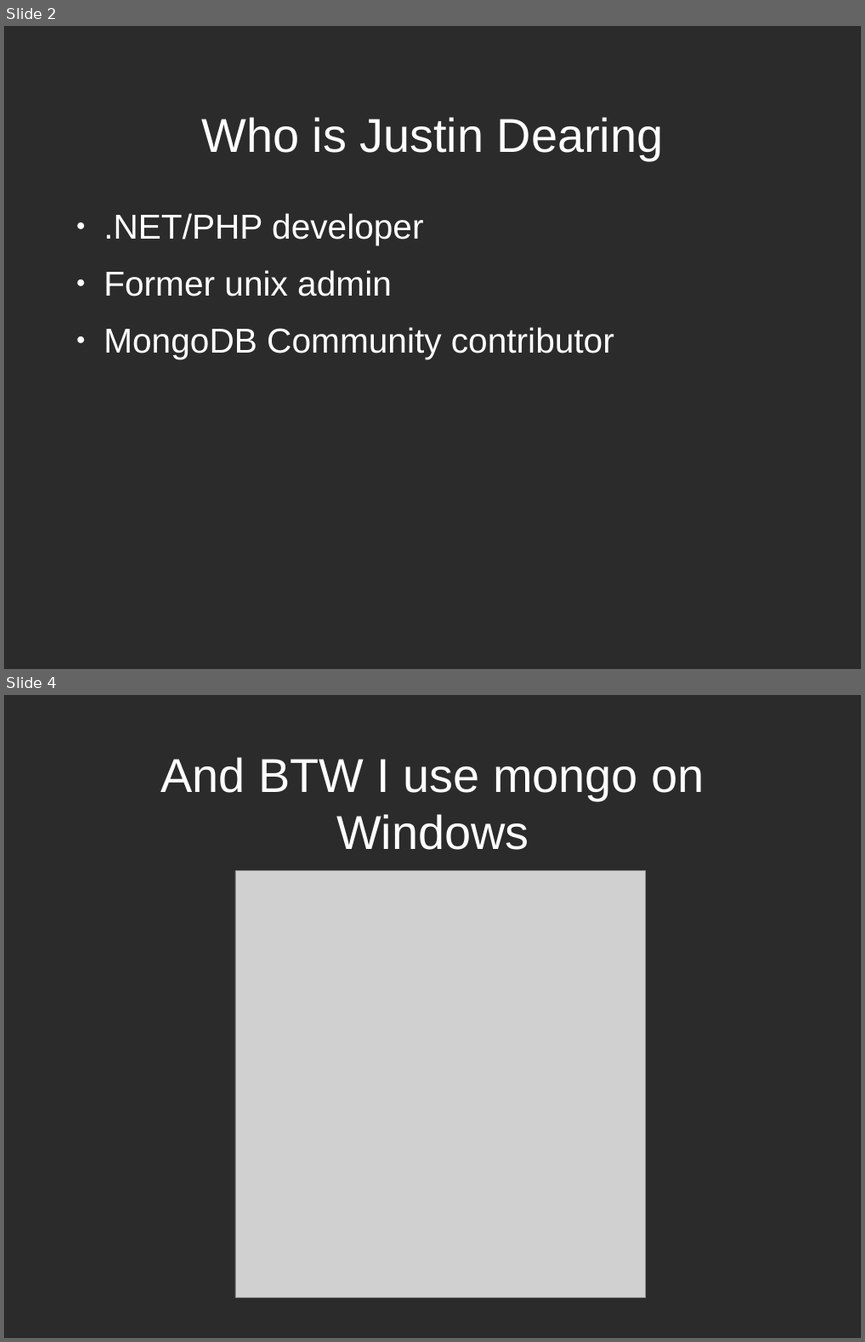
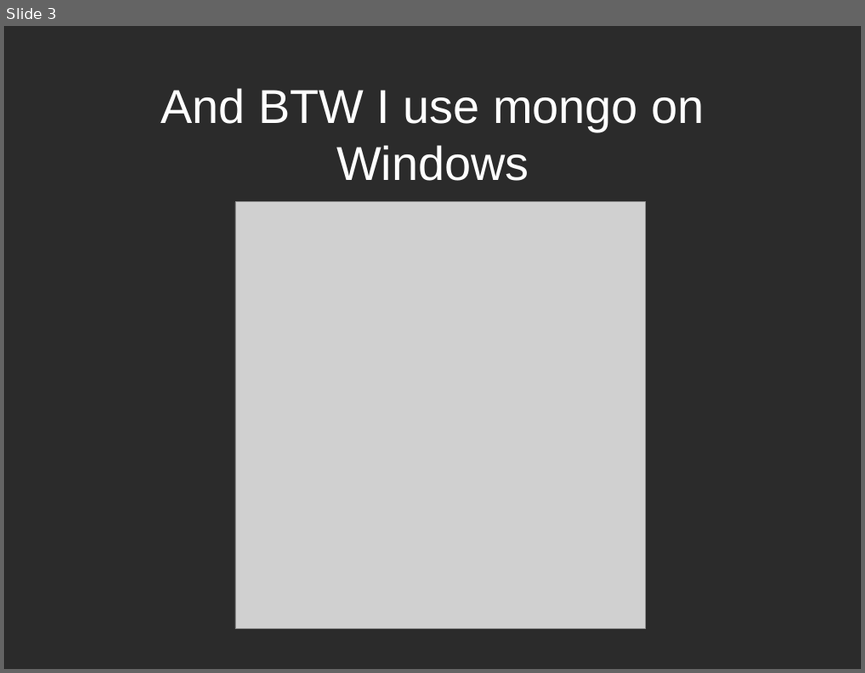
Before and after one commit to zippy1981/TalkMaterials, a slide deck: MongoMeetup/2010-July/Mongo Windows Administration for the Unix Programmer.odp. Shown one above the other, each under a label of ours: slides 2 and 4 before the commit, slide 3 after it; the slides between them are not shown. The pictures are 865x1342 and 865x673 pixels, drawn with LibreOffice and Linux fonts; fonts in the diff are those of the drawing; grey boxes stand for pictures; background and template pictures are left out; a plain dark background stands for a picture behind light text. Boxes give left, top, right and bottom in pixels: in the first picture for what was removed or moved away, otherwise in the second. Text is boxed around its words. In the diff, an @@ line names an element or a change of style, - is before the commit and + after.

```diff
--- a/MongoMeetup/2010-July/Mongo Windows Administration for the Unix Programmer.odp
+++ b/MongoMeetup/2010-July/Mongo Windows Administration for the Unix Programmer.odp
@@ slide 2 removed at [4,26,861,669], background picture (left out) @@
@@ title removed at [201,117,664,160] @@
-Who is Justin Dearing
@@ text removed at [103,213,614,359] @@
-● .NET/PHP developer
-● Former unix admin
-● MongoDB Community contributor
@@ what was slide 4 is now slide 3 @@
```
Also in this commit, not shown: 2 slides changed, 1 slide added, 1 other slide removed.
